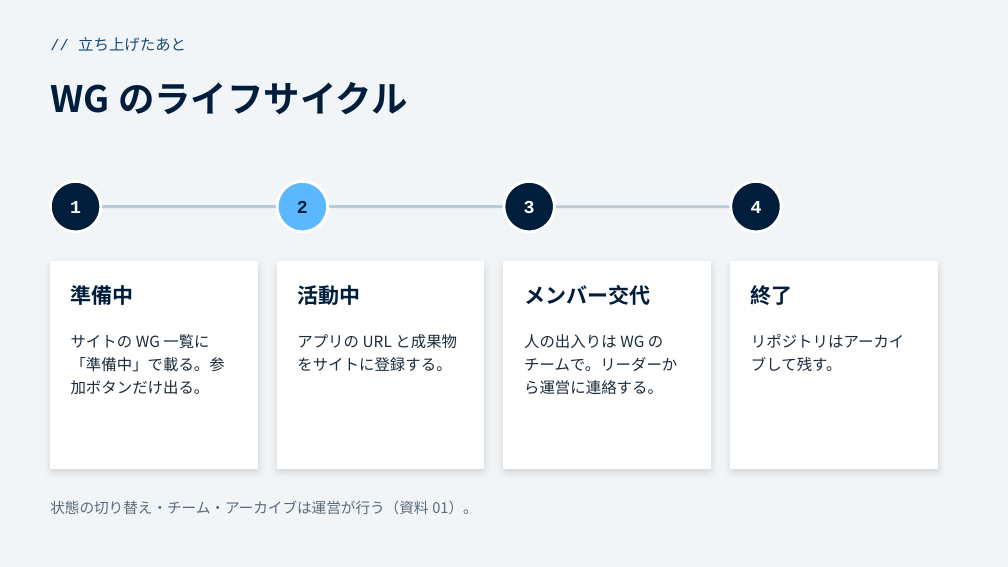
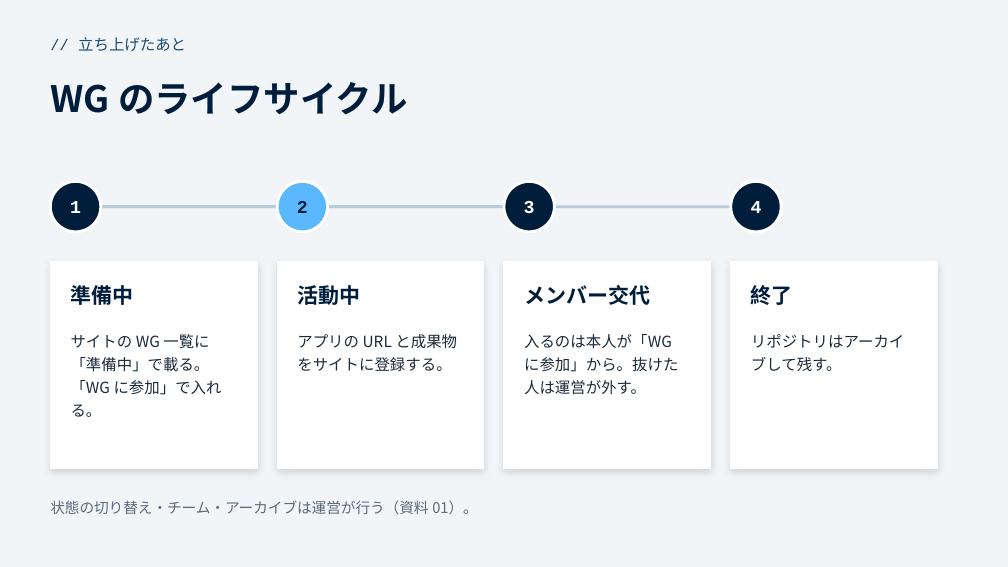
Before and after one commit to funITclub/homepage, a slide deck: slide 6 of docs/WG立ち上げガイド/00_概要.pptx. Drawn at 1008x567 pixels with LibreOffice and Linux fonts; fonts in the diff are those of the drawing. Boxes give left, top, right and bottom in pixels: in the first picture for what was removed or moved away, otherwise in the second. Text is boxed around its words. In the diff, an @@ line names an element or a change of style, - is before the commit and + after.

```diff
--- a/docs/WG立ち上げガイド/00_概要.pptx
+++ b/docs/WG立ち上げガイド/00_概要.pptx
@@ text at [71,334,222,417]: text changed @@
-サイトの WG 一覧に「準備中」で載る。参加ボタンだけ出る。
+サイトの WG 一覧に「準備中」で載る。「WG に参加」で入れる。
@@ text at [524,334,678,395]: text changed @@
-人の出入りは WG のチームで。リーダーから運営に連絡する。
+入るのは本人が「WG に参加」から。抜けた人は運営が外す。
```
Also in this commit, not shown: 3 other slides changed, 4 other files.
